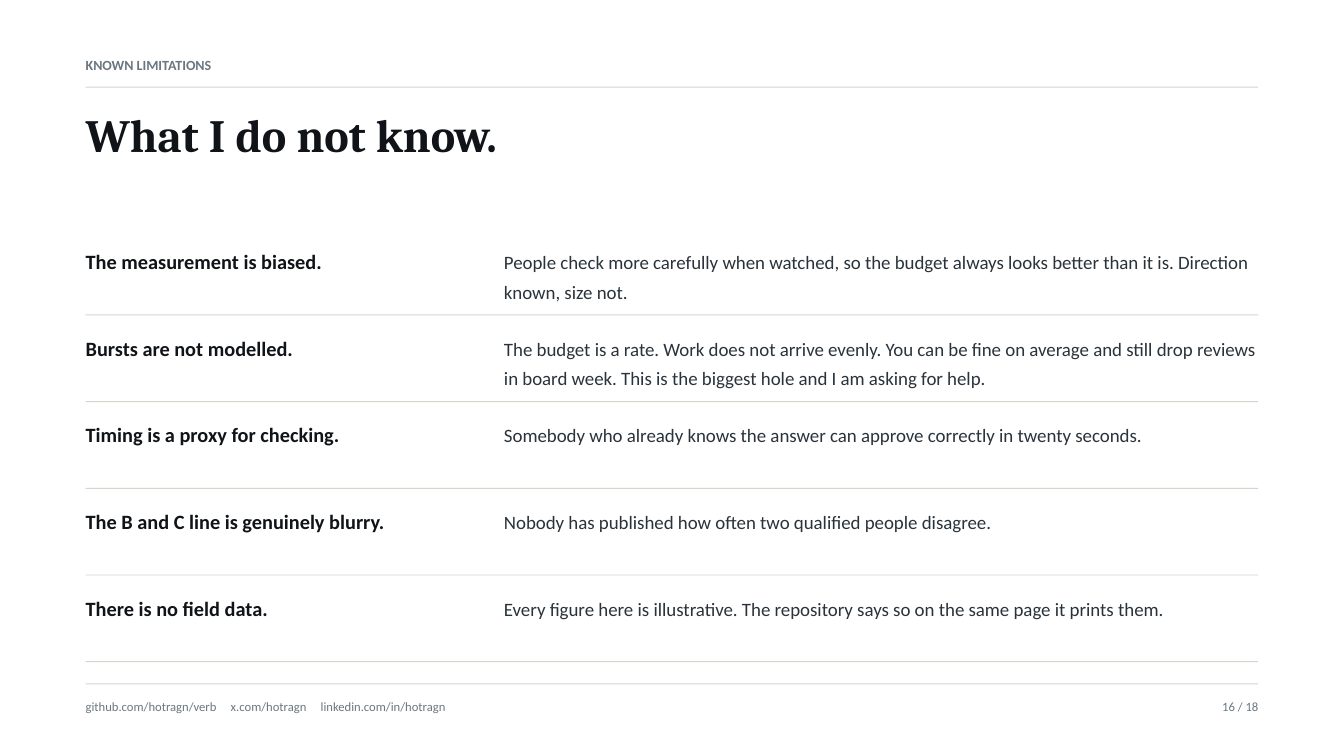
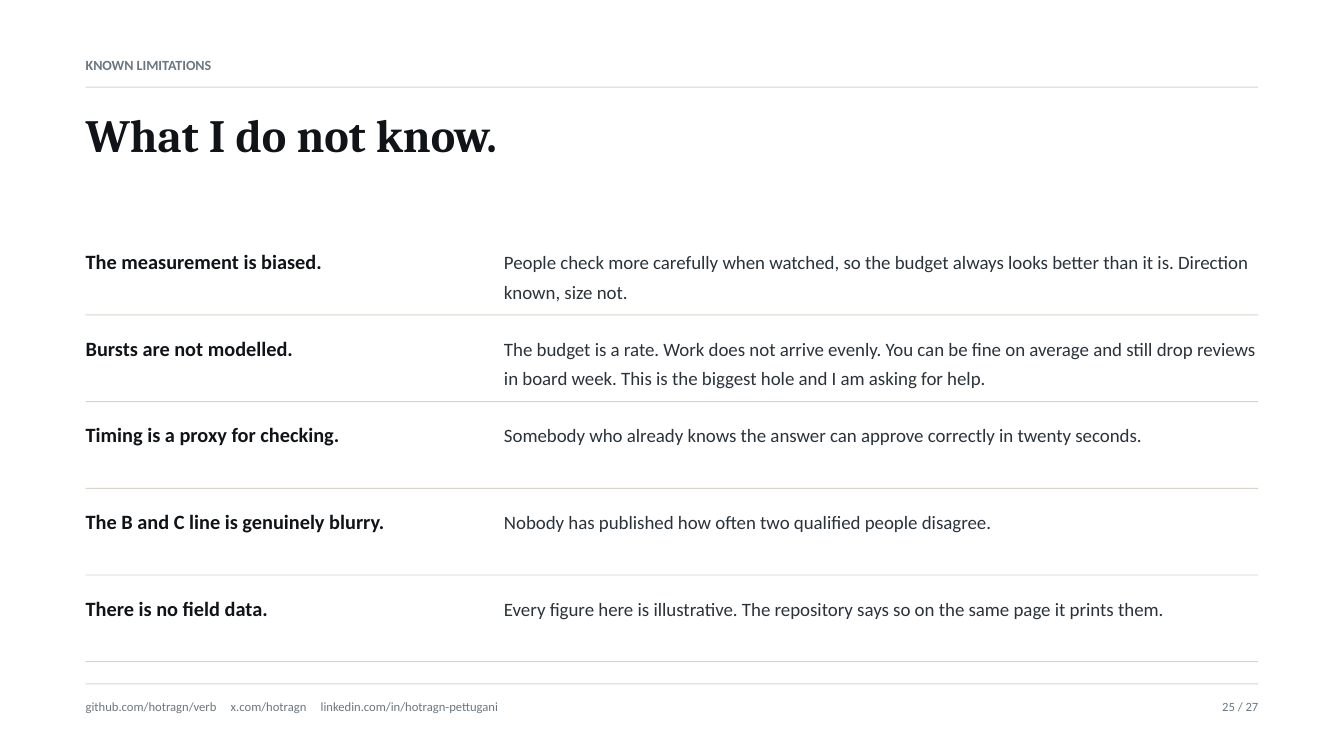
Before and after one commit to Hotragn/verb, a slide deck: slide 25 of deck/verification-budget.pptx (slide 16 before the commit). Drawn at 1344x756 pixels with LibreOffice and Linux fonts; fonts in the diff are those of the drawing. Boxes give left, top, right and bottom in pixels: in the first picture for what was removed or moved away, otherwise in the second. Text is boxed around its words. In the diff, an @@ line names an element or a change of style, - is before the commit and + after.

```diff
--- a/deck/verification-budget.pptx
+++ b/deck/verification-budget.pptx
@@ text at (86,702,498,713): text changed @@
-github.com/hotragn/verb x.com/hotragn linkedin.com/in/hotragn
+github.com/hotragn/verb x.com/hotragn linkedin.com/in/hotragn-pettugani
@@ text at (1222,703,1259,711): text changed @@
-16 / 18
+25 / 27
```
Also in this commit, not shown: 17 other slides changed, 9 slides added, 36 other files.
